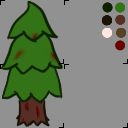
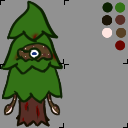
Two versions of the same layered image (128px x 128px). Layer-by-layer changes:
showed group "tree squid alert" (6 layers) over left=1, top=0, right=63, bottom=127
painted on "base color" (6th of 7, in "tree squid alert") over left=1, top=0, right=63, bottom=127
